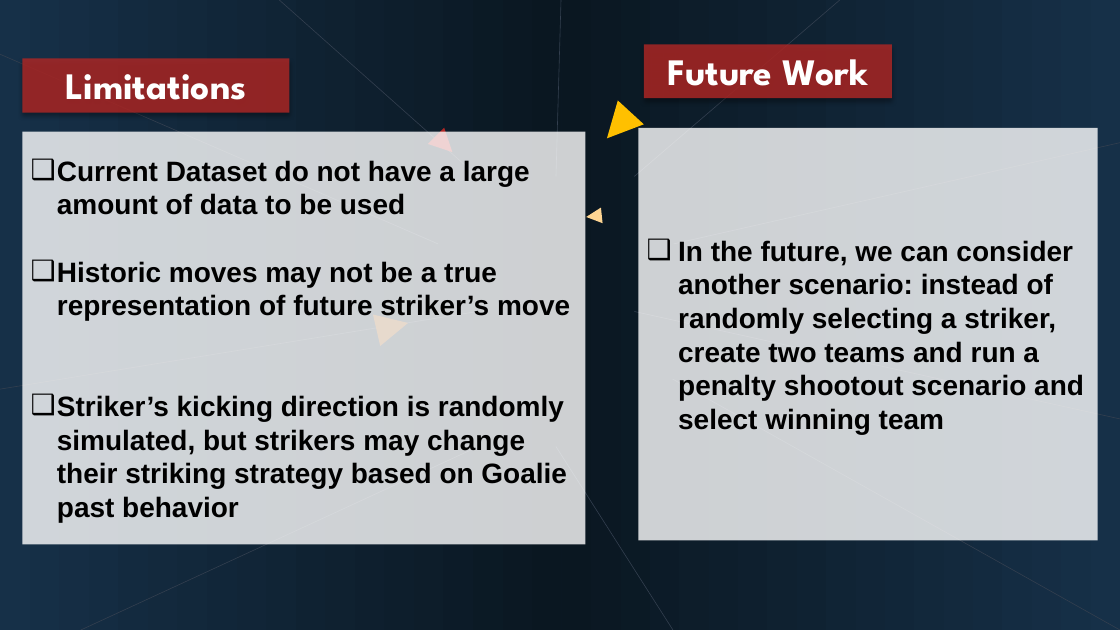
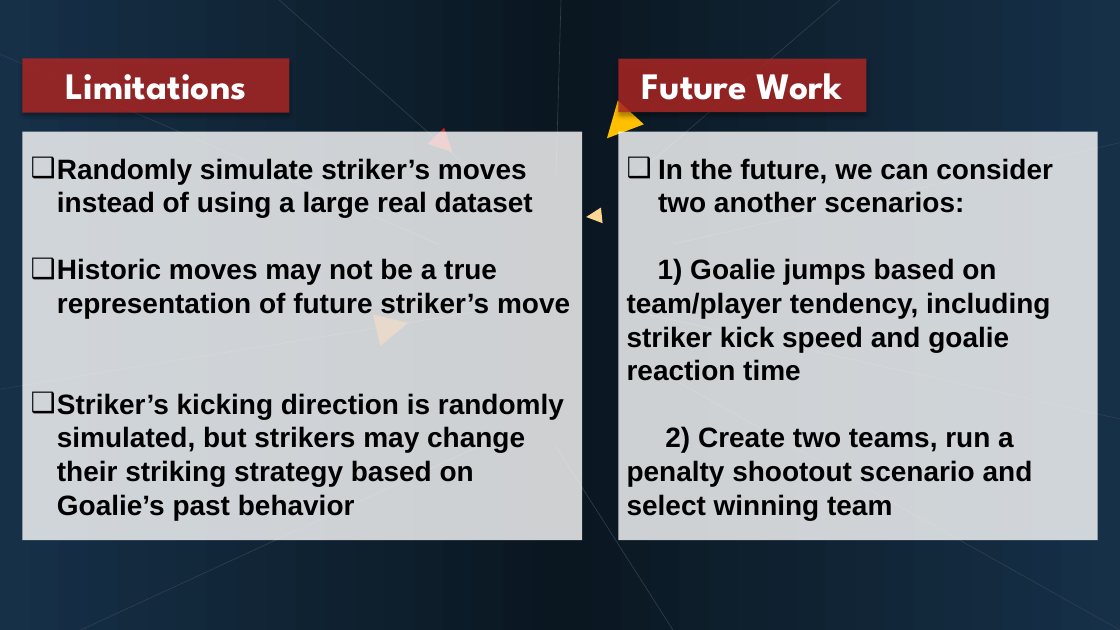
Before and after one commit to saloneeshah/Final-Project, a slide deck: slide 7 of Goalkeepr Success Rate Slide.pptx. Drawn at 1120x630 pixels with LibreOffice and Linux fonts; fonts in the diff are those of the drawing. Boxes give left, top, right and bottom in pixels: in the first picture for what was removed or moved away, otherwise in the second. Text is boxed around its words. In the diff, an @@ line names an element or a change of style, - is before the commit and + after.

```diff
--- a/Goalkeepr Success Rate Slide.pptx
+++ b/Goalkeepr Success Rate Slide.pptx
@@ rectangle "Future Work": place and size @@
-rectangle "Future Work" at [644,45,891,98]
+rectangle "Future Work" at [618,59,866,113]
@@ rectangle "Randomly simulate striker’s moves instead ...": place and size @@
-rectangle "Randomly simulate striker’s moves instead ..." at [23,132,586,544]
+rectangle "Randomly simulate striker’s moves instead ..." at [23,132,582,540]
@@ rectangle "In the future, we can ...": place and size @@
-rectangle "In the future, we can ..." at [639,128,1098,540]
+rectangle "In the future, we can ..." at [618,132,1098,540]
@@ text in rectangle at [57,158,533,217]: text changed @@
-❑ Current Dataset do not have a large amount of data to be used
+❑ Randomly simulate striker’s moves instead of using a large real dataset
@@ text in rectangle at [627,158,1053,520]: text changed @@
-❑ In the future, we can consider another scenario: instead of randomly selecting a striker, create two teams and run a penalty shootout scenario and select winning team
+❑ In the future, we can consider two another scenarios:
+1) Goalie jumps based on team/player tendency, including striker kick speed and goalie reaction time
+2) Create two teams, run a penalty shootout scenario and select winning team
@@ text in rectangle at [57,393,564,520]: text changed @@
-❑ Striker’s kicking direction is randomly simulated, but strikers may change their striking strategy based on Goalie past behavior
+❑ Striker’s kicking direction is randomly simulated, but strikers may change their striking strategy based on Goalie’s past behavior
```
Also in this commit, not shown: 4 other slides changed.
